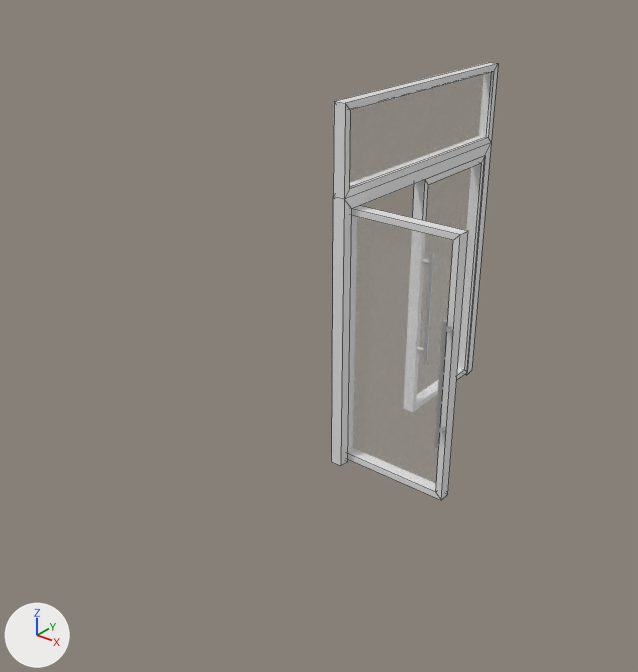
Two versions of the Blender file Assets/Blender/mediatheek_door.blend, one commit apart.
Before and after are seen from a 50 mm camera at (10.9, -16.9, 9.9) aimed at (-0.9, -2.2, 0.7). Every picture has the same lights, and +X, +Y and +Z are marked at lower left. Mesh edges are drawn as thin lines on the coarser meshes.
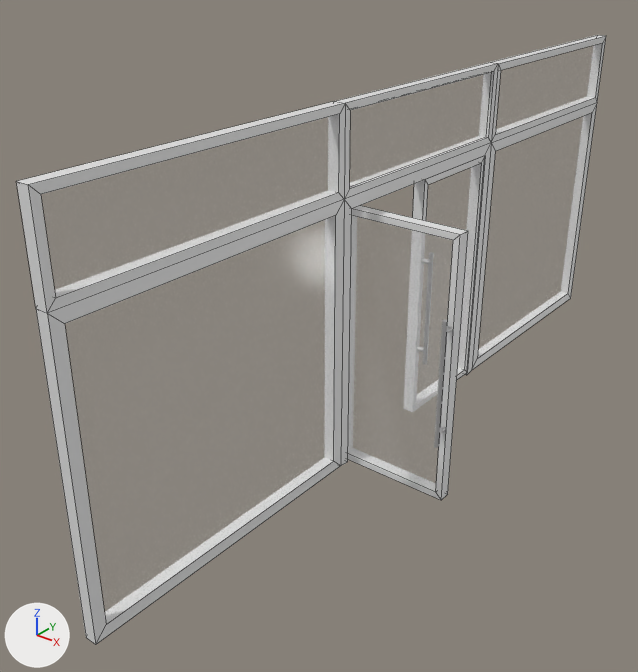
Diff of the bpy script that builds the scene:
```diff
--- a/Assets/Blender/mediatheek_door.blend.py
+++ b/Assets/Blender/mediatheek_door.blend.py
@@ me_cube @@
 # used by ob_cube; location = (0.0, 0.0, 0.0)
-me_cube.from_pydata(...)  # 36 vertices, 36 faces; spans x -0.22..0.06, y -2.53..3.82, z -2.39..6.36
+me_cube.from_pydata(...)  # 80 vertices, 96 faces; spans x -0.22..0.06, y -9.96..10.65, z -2.39..6.36
+# me_cube part 1
+# 4 faces are deleted
+# 24 vertices are added at x -0.22..0.06, y -9.78..10.47, z -2.08..6.18
+# 6 new vertices lie (0.0, 6.83, 0.0) away from vertices in x -0.22..0.06, y 3.82, z -2.35..6.36
+# 6 new vertices lie (0.0, -7.43, 0.0) away from vertices in x -0.22..0.06, y -2.53, z -2.35..6.36
+# 8 new vertices lie (0.28, 0.0, 0.0) away from vertices in x -0.22, y -9.69..10.38, z -2.08..4.09
+# 8 new faces join them, mat_glass (white #e7e7e7)
+# 56 new faces join them, mat_white (white #e7e7e7)
 me_cube.materials.append(mat_white)
```

Pixel boxes (x1, y1, x2, y2) of what changed, in the pictures (638 x 672 px):
'Cube', reshaped (253% wider, 51% taller)
    before: (332, 63, 498, 466)
    after: (17, 35, 606, 645)
part 1 of me_cube, built on
    before: (332, 101, 345, 466)
    after: (17, 35, 606, 645)
